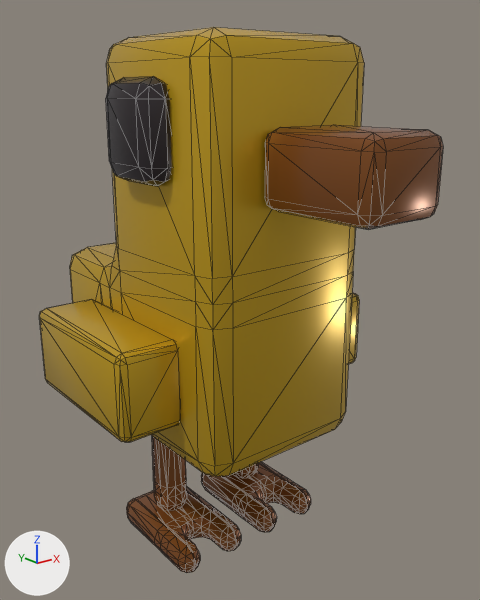
The glTF model models/terrain/Chick.glb as it was, and as the next commit left it.
One viewpoint serves both versions: a 50 mm lens placed at (-0.797, -1.087, 0.95), pointed at (0.012, -0.076, 0.546). Every picture has the same lights, and +X, +Y and +Z are marked at lower left. The older version comes first. Mesh edges are drawn as thin lines. Where no turn or scale is listed for an object, it has been applied to the vertices. Vertices at exactly the same position are counted once.

In view in the first picture: 'Chicken'.
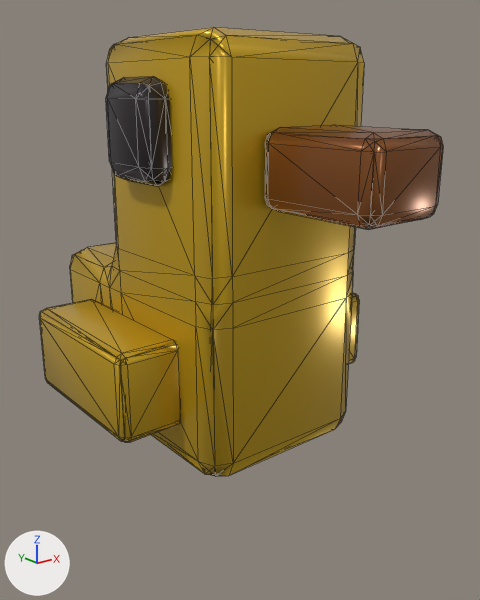
Location of each change, [x1, y1, x2, y2] in pixels of the pictures (480 x 600 px):
'Chicken', reshaped (18% shorter)
    before: [39, 27, 443, 573]
    after: [39, 27, 443, 476]
part 1 of me_chicken, deleted (brown)
    before: [126, 486, 241, 573]
part 2 of me_chicken, deleted (brown)
    before: [201, 461, 311, 532]
part 3 of me_chicken, deleted (mostly hidden)
    before: [233, 463, 258, 478]
part 4 of me_chicken, deleted (brown)
    before: [152, 436, 187, 511]
part 5 of me_chicken, reshaped
    both: [117, 176, 167, 186]

The change, as a diff of the scene's bpy script:
```diff
--- a/models/terrain/Chick.glb.py
+++ b/models/terrain/Chick.glb.py
@@ me_chicken @@
 # used by ob_chicken; location = (0.0, 0.0, 0.0)
-me_chicken.from_pydata(...)  # 950 vertices, 1860 faces; spans x -0.306..0.306, y -0.487..0.336, z 0.002..1.045
+me_chicken.from_pydata(...)  # 384 vertices, 1086 faces; spans x -0.306..0.306, y -0.487..0.336, z 0.262..1.045
+# me_chicken part 1: the loose piece of 200 vertices spanning x -0.184..-0.026, y -0.142..0.112, z 0.002..0.063 is deleted
+# me_chicken part 2: the loose piece of 200 vertices spanning x 0.026..0.184, y -0.142..0.112, z 0.002..0.063 is deleted
+# me_chicken part 3: the loose piece of 83 vertices spanning x 0.073..0.137, y -0.006..0.064, z 0.054..0.354 is deleted
+# me_chicken part 4: the loose piece of 83 vertices spanning x -0.137..-0.073, y -0.006..0.064, z 0.054..0.354 is deleted
+# me_chicken part 5
+# 26 faces are deleted
+# 368 new faces join them
 me_chicken.materials.append(mat_atlasmaterial)
```
